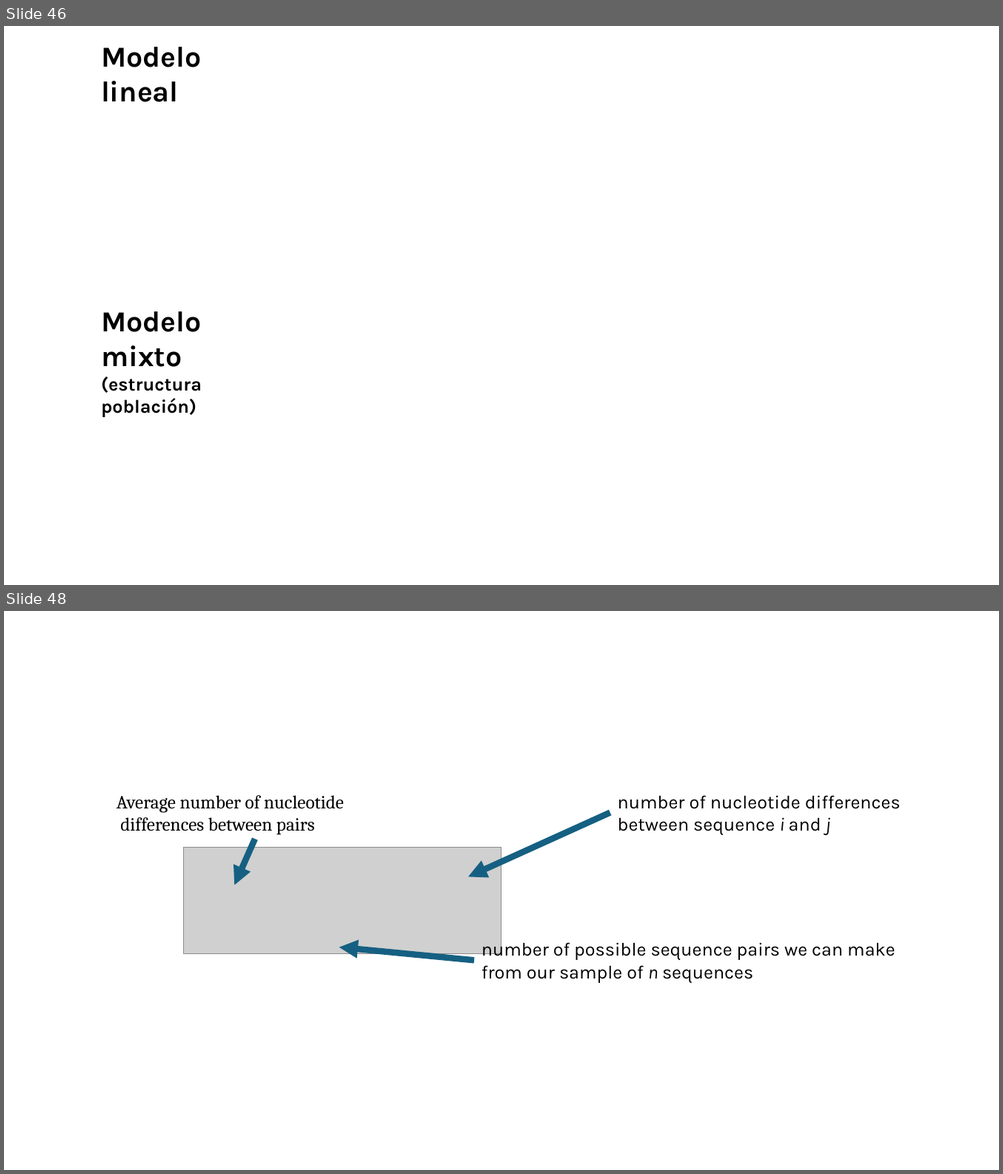
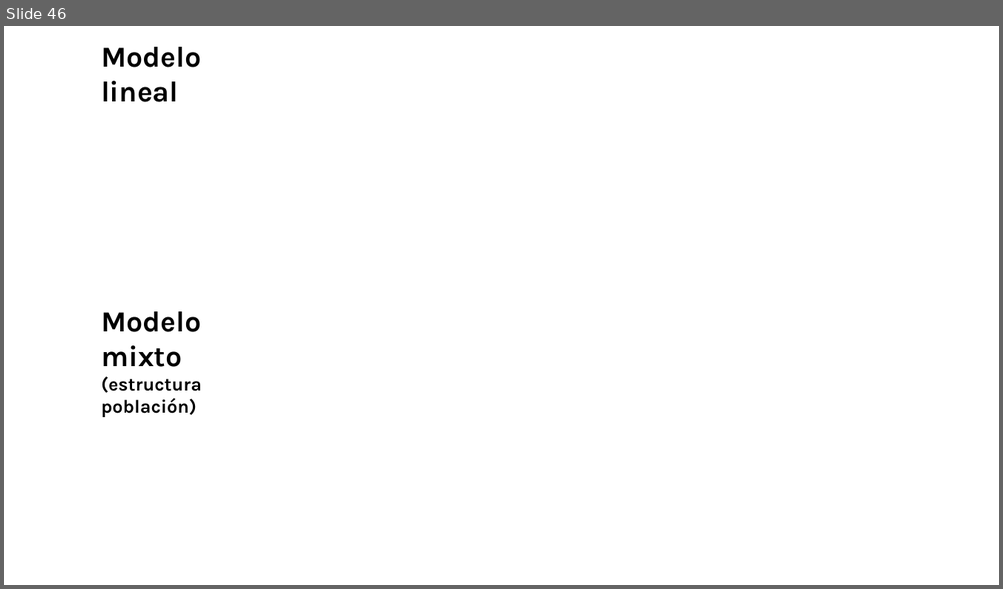
Before and after one commit to ccsosa/Evolutionary_genetics, a slide deck: Semana8/Molecular basis of evolution.pptx. Shown one above the other, each under a label of ours: slides 46 and 48 before the commit, slide 46 after it; the slides between them are not shown. The pictures are 1003x1174 and 1003x589 pixels, drawn with LibreOffice and Linux fonts; fonts in the diff are those of the drawing; grey boxes stand for pictures; background and template pictures are left out. Boxes give left, top, right and bottom in pixels: in the first picture for what was removed or moved away, otherwise in the second. Text is boxed around its words. In the diff, an @@ line names an element or a change of style, - is before the commit and + after.

Commit message:
Added and fixed ppt

```diff
--- a/Semana8/Molecular basis of evolution.pptx
+++ b/Semana8/Molecular basis of evolution.pptx
@@ slide 48 removed at <box>4,611,999,1170</box>, background #FFFFFF @@
@@ text removed at <box>116,795,344,835</box> @@
-Average number of nucleotide
-differences between pairs
@@ text removed at <box>617,795,900,835</box> @@
-number of nucleotide differences
-between sequence i and j
@@ arrow removed from (610, 812) to (468, 877) @@
@@ picture removed at <box>184,848,502,954</box> @@
@@ arrow removed from (255, 840) to (235, 886) @@
@@ text removed at <box>481,940,895,983</box> @@
-number of possible sequence pairs we can make
-from our sample of n sequences
@@ arrow removed from (474, 961) to (339, 948) @@
```
Also in this commit, not shown: 3 other slides removed, 1 other file.
